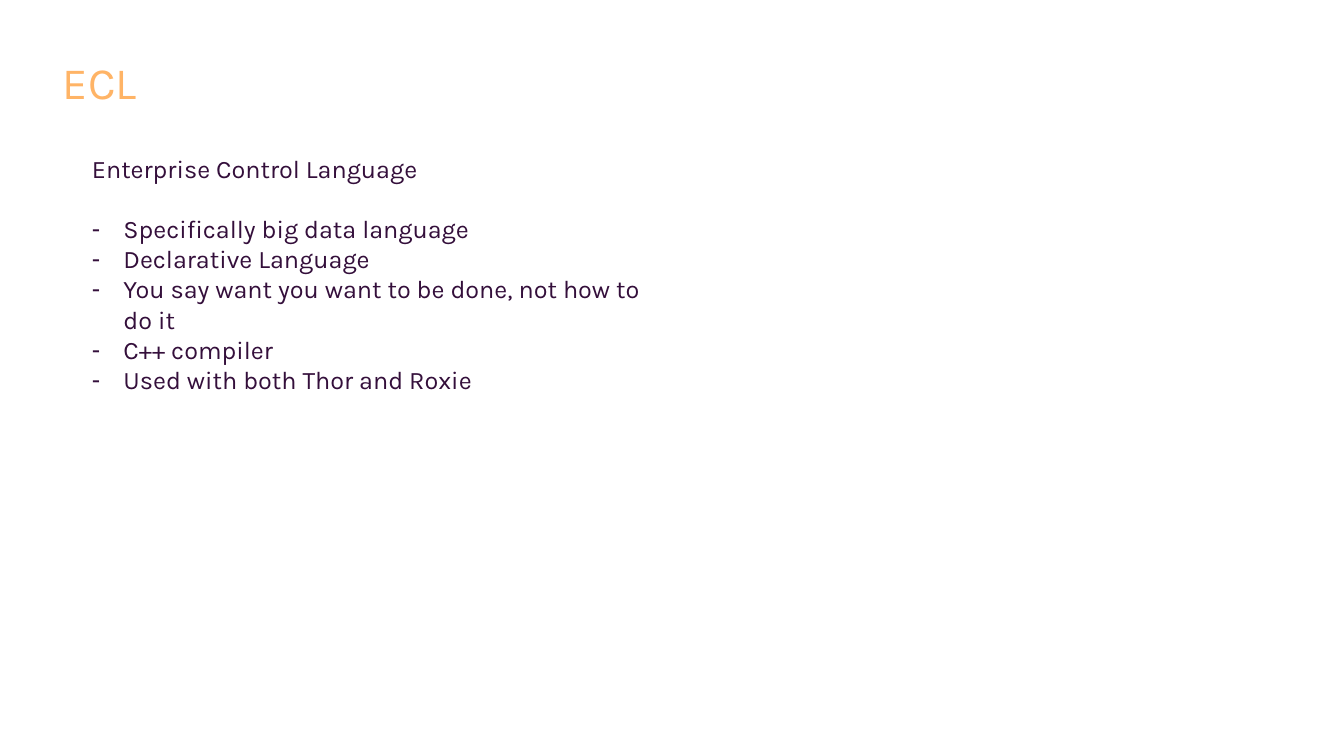
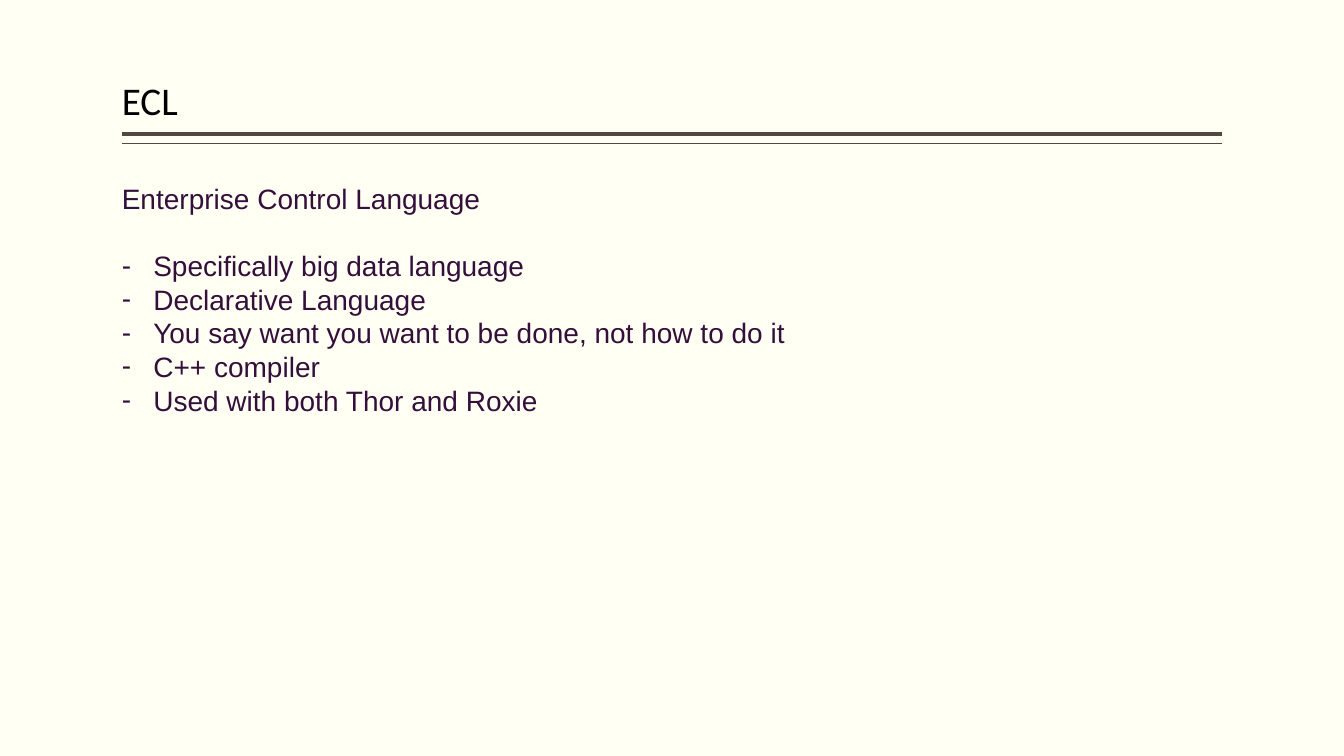
Before and after one commit to hpccsystems-solutions-lab/NCF-2021, a slide deck: slide 16 of BigData-ECL-NCF2021.pptx (slide 13 before the commit). Drawn at 1344x756 pixels with LibreOffice and Linux fonts; fonts in the diff are those of the drawing. Boxes give left, top, right and bottom in pixels: in the first picture for what was removed or moved away, otherwise in the second. Text is boxed around its words. In the diff, an @@ line names an element or a change of style, - is before the commit and + after.

```diff
--- a/BigData-ECL-NCF2021.pptx
+++ b/BigData-ECL-NCF2021.pptx
@@ background #FFFFFF to #FFFFF3 @@
@@ title "ECL": place and size @@
-title "ECL" at (63,70,137,100)
+title "ECL" at (122,89,178,116)
@@ title "ECL" at (122,89,178,116): size 32 to 28 pt, font Karla to Calibri, text colour #FFB466 to #000000; less space between paragraphs; vertical alignment top to bottom @@
@@ line added from (1223, 134) to (122, 134), #514843 3 pt @@
@@ line added from (1223, 144) to (122, 144), #514843 1 pt @@
@@ text "Enterprise Control Language": place and size @@
-text "Enterprise Control Language" at (92,160,639,390)
+text "Enterprise Control Language" at (122,188,785,412)
@@ text "Enterprise Control Language" at (122,188,785,412): size 18 to 20 pt, font Karla to Arial @@
```
Also in this commit, not shown: 3 other slides changed, 64 slides added, 4 slides removed, 9 other files.
